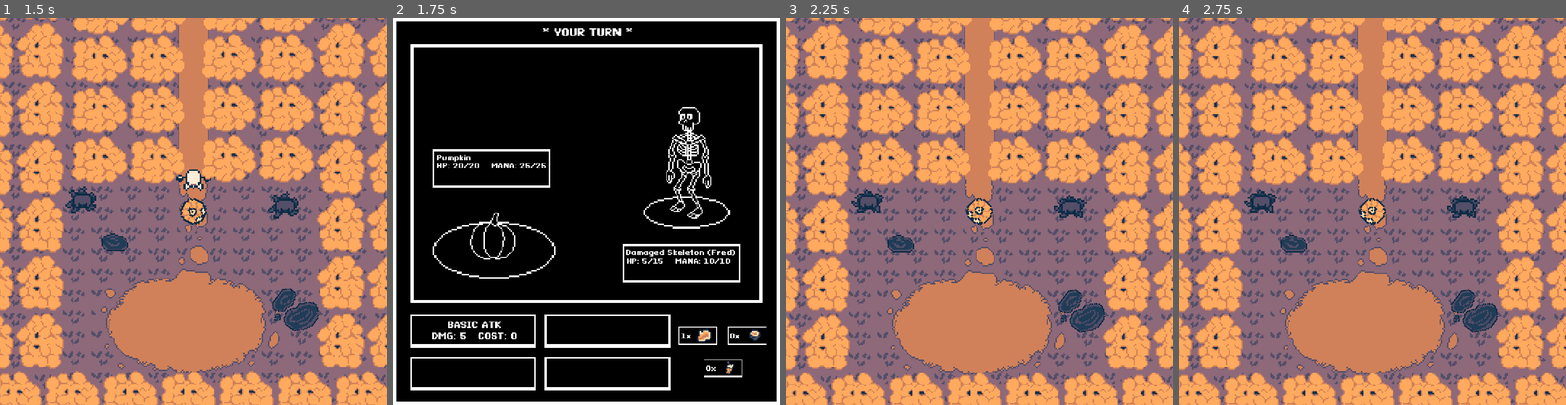
Above: before the commit, frames 1-4 (left to right).
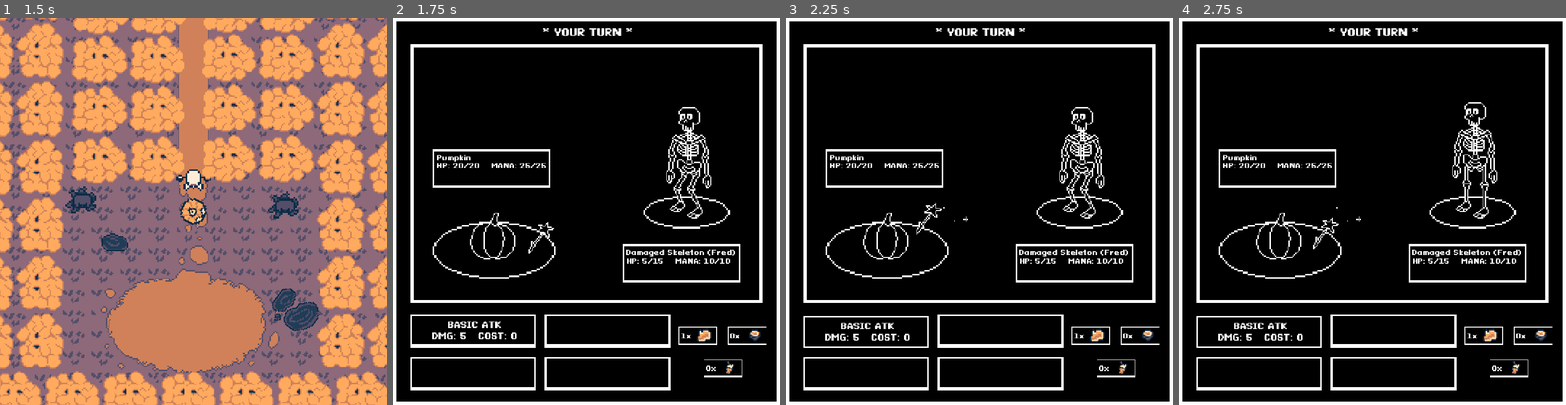
Above: after the commit, the same moments.

Repository: QuoteGenerator/Jame_Gam_Halloween
Game: Godot game, scene res://main.tscn
Same seed, same stepped clock (60 frames per second), same inputs: the game is played once before the commit and once after it.
Inputs (mouse positions are in pixels of both pictures, inside the frame that each line leads up to):
- Up to frame 1 (1.5 s): move the mouse to (174, 288) at 0.52 s; hold W from 0.53 s (still down); move the mouse to (309, 269) at 1.27 s
- Up to frame 2 (1.75 s): keep holding W
- Up to frame 3 (2.25 s): release W at 2 s; click "BASIC ATK DMG: 5 COST: 0" at 2 s
- Up to frame 4 (2.75 s): no input

Frame 1 is identical in both runs. In frame 2, less than 0.1% of the frame differs, in the area x 35-42%, y 52-61%; in frame 3, 100%, in the area x 0-100%, y 0-100%; in frame 4, 100%.

Commit message:
magic wand added, working on fix for animations for it

Diff:
--- a/Jame_GAM_HALLOWEN_FIX/jame-gam-halloween/Scripts/combat_ui.gd
+++ b/Jame_GAM_HALLOWEN_FIX/jame-gam-halloween/Scripts/combat_ui.gd
@@ -17,6 +17,13 @@
 @onready var pumpkin_soup_amount_label: Label = $Panel/Control/pumpkin_soup_button/pumpkin_soup_amount
 @onready var pumpkin_spice_latte_amount_label: Label = $Panel/Control/pumpkin_spice_latte_button/pumpkin_spice_latte_amount
 
+@onready var sparkle: AnimatedSprite2D = $Panel/Wand/Sparkle
+@onready var path_follower: PathFollow2D = $Panel/WandPath1/PathFollow2D
+@onready var remote_transform: RemoteTransform2D = $Panel/WandPath1/PathFollow2D/RemoteTransform2D
+@onready var wand: AnimatedSprite2D = $Panel/Wand/Wand
+
+var wand_path_following:bool = false
+
 var playersTurn:bool = true
 var enemysTurn:bool = false
 
@@ -24,6 +31,13 @@
 	visible = false
 	turnLabel.text = "* YOUR TURN *"
 
+func _physics_process(delta: float) -> void:
+	if wand_path_following:
+		path_follower.progress_ratio += 0.050
+
+	if path_follower.progress_ratio >= 1 and wand_path_following:
+		remote_transform.remote_path = NodePath("")
+		wand_path_following = false
 
 func start_combat(enemy: CharacterBody2D, player: CharacterBody2D) -> void:
 	playersTurn = true
@@ -87,11 +101,17 @@
 func Player_Basic_Attack():
 	if playersTurn:
 		turnLabel.text = "* YOUR TURN *"
-		current_enemy.health -= 5
-		playersTurn = false
-		enemysTurn = true
-		update_enemy_stats()
+		sparkle.play("sparkle")
+		wand_path_following = true
+		path_follower.progress == 0.0
+		remote_transform.remote_path = wand.get_path()
 
+
+func _on_sparkle_animation_finished() -> void:
+	current_enemy.health -= 5
+	playersTurn = false
+	enemysTurn = true
+	update_enemy_stats()
 
 func Enemy_Attack():
 	if enemysTurn:
--- a/Jame_GAM_HALLOWEN_FIX/jame-gam-halloween/combat_ui.tscn
+++ b/Jame_GAM_HALLOWEN_FIX/jame-gam-halloween/combat_ui.tscn
@@ -12,6 +12,8 @@
 [ext_resource type="Texture2D" uid="uid://kay1mmbidjs2" path="res://Assets/Sprites/Consumables/pumpkin_soup.png" id="10_6coxg"]
 [ext_resource type="Texture2D" uid="uid://bd6i66vvrqfcu" path="res://Assets/Sprites/Consumables/pumpkin_spice_latte.png" id="10_tnwwt"]
 [ext_resource type="Texture2D" uid="uid://mq7782la3467" path="res://Assets/Sprites/Consumables/pumpkin_pie.png" id="11_tnwwt"]
+[ext_resource type="Texture2D" uid="uid://jds3dystspv4" path="res://Assets/sparkles.png" id="13_b12oa"]
+[ext_resource type="Texture2D" uid="uid://dbq05cio0v82a" path="res://Assets/Sprites/tbc_sprites/wand_idle.png" id="14_nw44a"]
 
 [sub_resource type="Animation" id="Animation_rltsl"]
 length = 0.001
@@ -156,6 +158,109 @@
 [sub_resource type="StyleBoxTexture" id="StyleBoxTexture_57qmd"]
 texture = ExtResource("5_6coxg")
 
+[sub_resource type="AtlasTexture" id="AtlasTexture_38scg"]
+atlas = ExtResource("13_b12oa")
+region = Rect2(169, 0, 13, 28)
+
+[sub_resource type="AtlasTexture" id="AtlasTexture_0g77y"]
+atlas = ExtResource("13_b12oa")
+region = Rect2(165, 0, 33, 28)
+
+[sub_resource type="AtlasTexture" id="AtlasTexture_xsdqx"]
+atlas = ExtResource("13_b12oa")
+region = Rect2(132, 0, 33, 28)
+
+[sub_resource type="AtlasTexture" id="AtlasTexture_0f28f"]
+atlas = ExtResource("13_b12oa")
+region = Rect2(99, 0, 33, 28)
+
+[sub_resource type="AtlasTexture" id="AtlasTexture_lnccv"]
+atlas = ExtResource("13_b12oa")
+region = Rect2(66, 0, 33, 28)
+
+[sub_resource type="AtlasTexture" id="AtlasTexture_v2ksj"]
+atlas = ExtResource("13_b12oa")
+region = Rect2(33, 0, 33, 28)
+
+[sub_resource type="AtlasTexture" id="AtlasTexture_eg2mp"]
+atlas = ExtResource("13_b12oa")
+region = Rect2(0, 0, 33, 28)
+
+[sub_resource type="SpriteFrames" id="SpriteFrames_j62ju"]
+animations = [{
+"frames": [{
+"duration": 1.0,
+"texture": SubResource("AtlasTexture_38scg")
+}, {
+"duration": 1.0,
+"texture": SubResource("AtlasTexture_0g77y")
+}, {
+"duration": 1.0,
+"texture": SubResource("AtlasTexture_xsdqx")
+}, {
+"duration": 1.0,
+"texture": SubResource("AtlasTexture_0f28f")
+}, {
+"duration": 1.0,
+"texture": SubResource("AtlasTexture_lnccv")
+}, {
+"duration": 1.0,
+"texture": SubResource("AtlasTexture_v2ksj")
+}, {
+"duration": 1.0,
+"texture": SubResource("AtlasTexture_eg2mp")
+}, {
+"duration": 1.0,
+"texture": SubResource("AtlasTexture_v2ksj")
+}, {
+"duration": 1.0,
+"texture": SubResource("AtlasTexture_lnccv")
+}, {
+"duration": 1.0,
+"texture": SubResource("AtlasTexture_0f28f")
+}, {
+"duration": 1.0,
+"texture": SubResource("AtlasTexture_xsdqx")
+}, {
+"duration": 1.0,
+"texture": SubResource("AtlasTexture_0g77y")
+}, {
+"duration": 1.0,
+"texture": SubResource("AtlasTexture_38scg")
+}],
+"loop": 0,
+"name": &"sparkle",
+"speed": 16.0
+}]
+
+[sub_resource type="AtlasTexture" id="AtlasTexture_5jft5"]
+atlas = ExtResource("14_nw44a")
+region = Rect2(0, 0, 24, 32)
+
+[sub_resource type="AtlasTexture" id="AtlasTexture_w1uu5"]
+atlas = ExtResource("14_nw44a")
+region = Rect2(24, 0, 24, 32)
+
+[sub_resource type="SpriteFrames" id="SpriteFrames_qedbx"]
+animations = [{
+"frames": [{
+"duration": 1.0,
+"texture": SubResource("AtlasTexture_5jft5")
+}, {
+"duration": 1.0,
+"texture": SubResource("AtlasTexture_w1uu5")
+}],
+"loop": 1,
+"name": &"idle",
+"speed": 5.0
+}]
+
+[sub_resource type="Curve2D" id="Curve2D_b12oa"]
+_data = {
+"points": PackedVector2Array(0, 0, 0, 0, 460, 699, 0, 0, 0, 0, 446, 676, 0, 0, 0, 0, 440, 642, 0, 0, 0, 0, 476, 636, 0, 0, 0, 0, 500, 643, 0, 0, 0, 0, 493, 656, 0, 0, 0, 0, 453, 649, 0, 0, 0, 0, 441, 635, 0, 0, 0, 0, 497, 635, 0, 0, 0, 0, 502, 655, 0, 0, 0, 0, 467, 660, 0, 0, 0, 0, 460, 699)
+}
+point_count = 12
+
 [node name="CombatUI" type="CanvasLayer" unique_id=111705774 groups=["combat_ui"]]
 process_mode = 2
 script = ExtResource("1_h1lix")
@@ -396,6 +501,38 @@
 theme_override_font_sizes/font_size = 31
 text = "* YOUR TURN *"
 
+[node name="Wand" type="Node2D" parent="Panel" unique_id=1002404145]
+
+[node name="Sparkle" type="AnimatedSprite2D" parent="Panel/Wand" unique_id=663018458]
+z_index = 2
+position = Vector2(529.5, 601.75)
+scale = Vector2(3.625, 3.625)
+sprite_frames = SubResource("SpriteFrames_j62ju")
+animation = &"sparkle"
+
+[node name="Wand" type="AnimatedSprite2D" parent="Panel/Wand" unique_id=110295943]
+position = Vector2(456.5, 676.75)
+scale = Vector2(3.625, 3.625)
+sprite_frames = SubResource("SpriteFrames_qedbx")
+animation = &"idle"
+autoplay = "idle"
+
+[node name="WandPath1" type="Path2D" parent="Panel" unique_id=1364365966]
+position = Vector2(-4, -22)
+curve = SubResource("Curve2D_b12oa")
+
+[node name="PathFollow2D" type="PathFollow2D" parent="Panel/WandPath1" unique_id=106560941]
+position = Vector2(460, 699)
+rotation = -2.1175852
+rotates = false
+cubic_interp = false
+loop = false
+
+[node name="RemoteTransform2D" type="RemoteTransform2D" parent="Panel/WandPath1/PathFollow2D" unique_id=277345727]
+update_rotation = false
+update_scale = false
+
 [connection signal="mouse_entered" from="Panel/Control/BS1" to="Panel/Control/BS1" method="_on_mouse_entered"]
 [connection signal="mouse_exited" from="Panel/Control/BS1" to="Panel/Control/BS1" method="_on_mouse_exited"]
 [connection signal="pressed" from="Panel/Control/BS1" to="Panel/Control/BS1" method="_on_pressed"]
+[connection signal="animation_finished" from="Panel/Wand/Sparkle" to="." method="_on_sparkle_animation_finished"]
--- /dev/null
+++ b/Jame_GAM_HALLOWEN_FIX/jame-gam-halloween/wand.tscn
@@ -0,0 +1,116 @@
+[gd_scene format=3 uid="uid://yqlhvrqa0u6q"]
+
+[ext_resource type="Texture2D" uid="uid://jds3dystspv4" path="res://Assets/sparkles.png" id="2_5jft5"]
+[ext_resource type="Texture2D" uid="uid://dbq05cio0v82a" path="res://Assets/Sprites/tbc_sprites/wand_idle.png" id="2_tqelj"]
+
+[sub_resource type="AtlasTexture" id="AtlasTexture_38scg"]
+atlas = ExtResource("2_5jft5")
+region = Rect2(169, 0, 13, 28)
+
+[sub_resource type="AtlasTexture" id="AtlasTexture_0g77y"]
+atlas = ExtResource("2_5jft5")
+region = Rect2(165, 0, 33, 28)
+
+[sub_resource type="AtlasTexture" id="AtlasTexture_xsdqx"]
+atlas = ExtResource("2_5jft5")
+region = Rect2(132, 0, 33, 28)
+
+[sub_resource type="AtlasTexture" id="AtlasTexture_0f28f"]
+atlas = ExtResource("2_5jft5")
+region = Rect2(99, 0, 33, 28)
+
+[sub_resource type="AtlasTexture" id="AtlasTexture_lnccv"]
+atlas = ExtResource("2_5jft5")
+region = Rect2(66, 0, 33, 28)
+
+[sub_resource type="AtlasTexture" id="AtlasTexture_v2ksj"]
+atlas = ExtResource("2_5jft5")
+region = Rect2(33, 0, 33, 28)
+
+[sub_resource type="AtlasTexture" id="AtlasTexture_eg2mp"]
+atlas = ExtResource("2_5jft5")
+region = Rect2(0, 0, 33, 28)
+
+[sub_resource type="SpriteFrames" id="SpriteFrames_yf5fn"]
+animations = [{
+"frames": [{
+"duration": 1.0,
+"texture": SubResource("AtlasTexture_38scg")
+}, {
+"duration": 1.0,
+"texture": SubResource("AtlasTexture_0g77y")
+}, {
+"duration": 1.0,
+"texture": SubResource("AtlasTexture_xsdqx")
+}, {
+"duration": 1.0,
+"texture": SubResource("AtlasTexture_0f28f")
+}, {
+"duration": 1.0,
+"texture": SubResource("AtlasTexture_lnccv")
+}, {
+"duration": 1.0,
+"texture": SubResource("AtlasTexture_v2ksj")
+}, {
+"duration": 1.0,
+"texture": SubResource("AtlasTexture_eg2mp")
+}, {
+"duration": 1.0,
+"texture": SubResource("AtlasTexture_v2ksj")
+}, {
+"duration": 1.0,
+"texture": SubResource("AtlasTexture_lnccv")
+}, {
+"duration": 1.0,
+"texture": SubResource("AtlasTexture_0f28f")
+}, {
+"duration": 1.0,
+"texture": SubResource("AtlasTexture_xsdqx")
+}, {
+"duration": 1.0,
+"texture": SubResource("AtlasTexture_0g77y")
+}, {
+"duration": 1.0,
+"texture": SubResource("AtlasTexture_38scg")
+}],
+"loop": 0,
+"name": &"sparkle",
+"speed": 12.0
+}]
+
+[sub_resource type="AtlasTexture" id="AtlasTexture_5jft5"]
+atlas = ExtResource("2_tqelj")
+region = Rect2(0, 0, 24, 32)
+
+[sub_resource type="AtlasTexture" id="AtlasTexture_w1uu5"]
+atlas = ExtResource("2_tqelj")
+region = Rect2(24, 0, 24, 32)
+
+[sub_resource type="SpriteFrames" id="SpriteFrames_g4v7s"]
+animations = [{
+"frames": [{
+"duration": 1.0,
+"texture": SubResource("AtlasTexture_5jft5")
+}, {
+"duration": 1.0,
+"texture": SubResource("AtlasTexture_w1uu5")
+}],
+"loop": 1,
+"name": &"idle",
+"speed": 5.0
+}]
+
+[node name="Wand" type="Node2D" unique_id=1310481627]
+
+[node name="Sparkle" type="AnimatedSprite2D" parent="." unique_id=444074958]
+position = Vector2(21, -24)
+sprite_frames = SubResource("SpriteFrames_yf5fn")
+animation = &"sparkle"
+frame = 12
+frame_progress = 1.0
+
+[node name="Wand" type="AnimatedSprite2D" parent="." unique_id=1201002094]
+sprite_frames = SubResource("SpriteFrames_g4v7s")
+animation = &"idle"
+autoplay = "idle"
+frame_progress = 0.7650833
Binary file added: Jame_GAM_HALLOWEN_FIX/jame-gam-halloween/Assets/Sprites/tbc_sprites/wand_idle.png
Not shown, added: Jame_GAM_HALLOWEN_FIX/jame-gam-halloween/Assets/Sprites/tbc_sprites/wand_idle.png.import
Binary file added: Jame_GAM_HALLOWEN_FIX/jame-gam-halloween/Assets/sparkles.png
Not shown, added: Jame_GAM_HALLOWEN_FIX/jame-gam-halloween/Assets/sparkles.png.import
